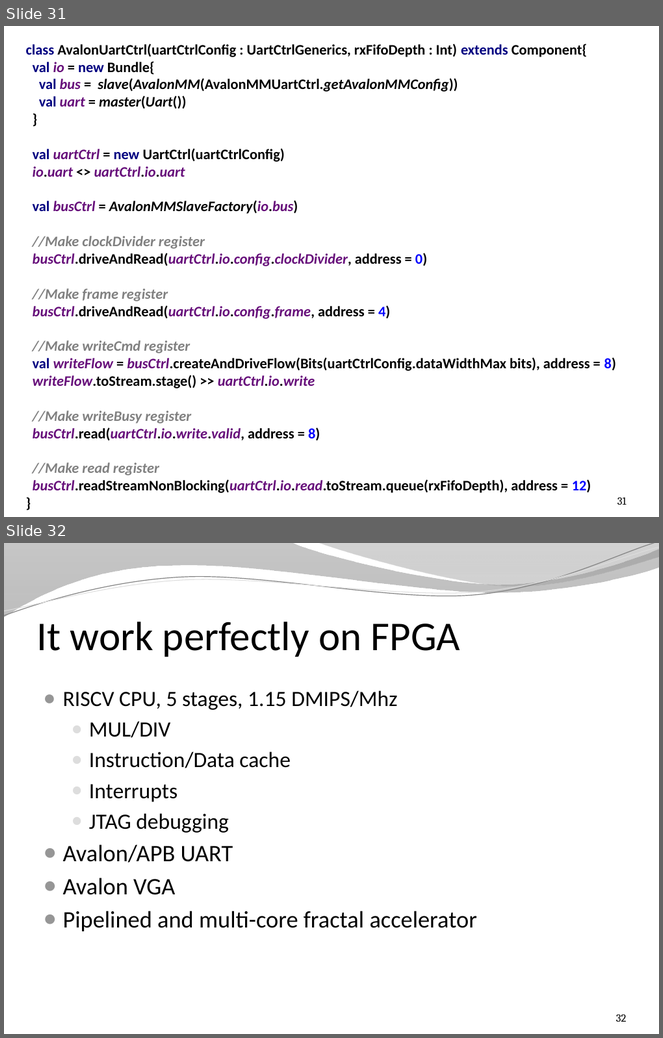
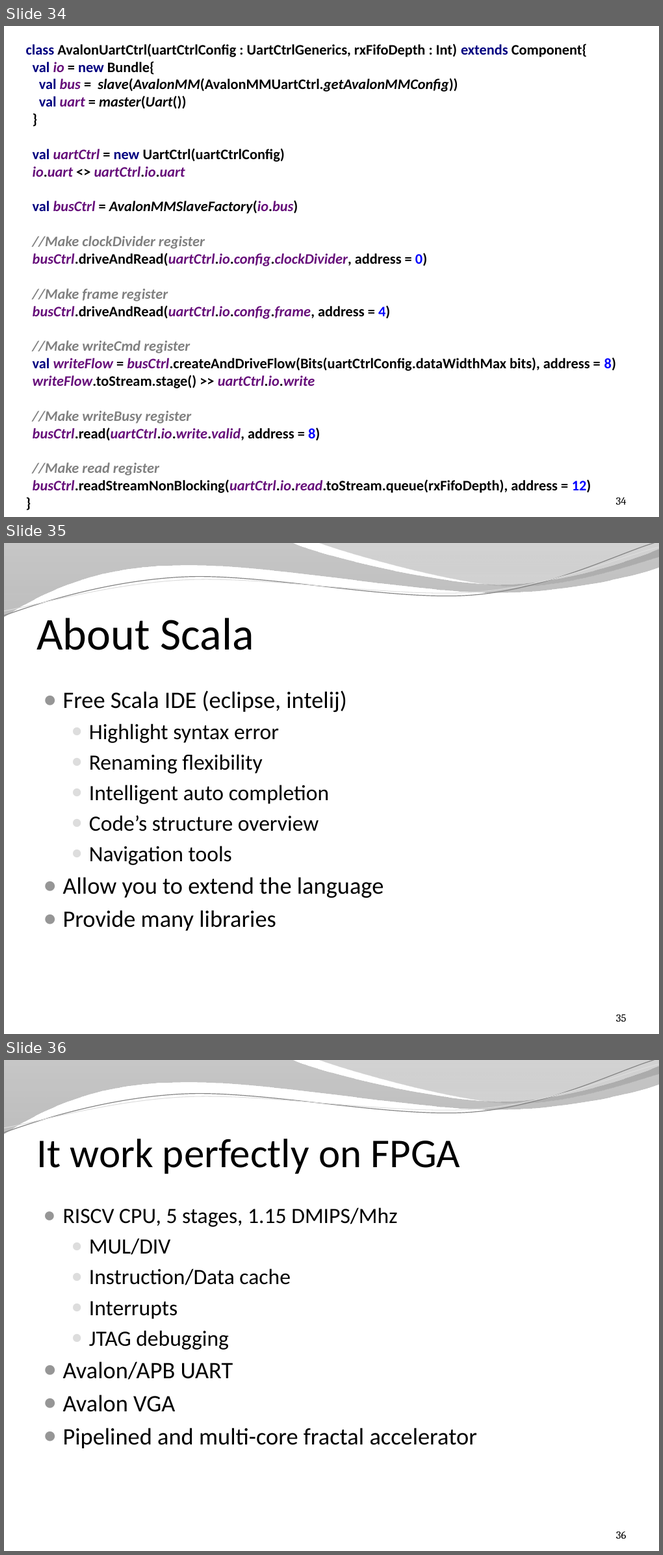
Before and after one commit to SpinalHDL/SpinalDoc, a slide deck: presentation/en/presentation.pptx. Shown one above the other, each under a label of ours: slides 31 and 32 before the commit, slides 34, 35 and 36 after it. The pictures are 663x1038 and 663x1555 pixels, drawn with LibreOffice and Linux fonts; fonts in the diff are those of the drawing; background and template pictures are left out. Boxes give left, top, right and bottom in pixels: in the first picture for what was removed or moved away, otherwise in the second. Text is boxed around its words. In the diff, an @@ line names an element or a change of style, - is before the commit and + after.

```diff
--- a/presentation/en/presentation.pptx
+++ b/presentation/en/presentation.pptx
@@ slide 35 added at <box>4,543,659,1034</box>, background picture (left out); not listed: 4 template elements that a slide beside it also shows @@
@@ title added at <box>36,618,254,650</box>, 50 pt, text #000000 @@
+About Scala
@@ text added at <box>63,691,384,931</box>, 24 pt, text #000000 @@
+● Free Scala IDE (eclipse, intelij)
+  ● Highlight syntax error
+  ● Renaming flexibility
+  ● Intelligent auto completion
+  ● Code’s structure overview
+  ● Navigation tools
+● Allow you to extend the language
+● Provide many libraries
@@ page number added at <box>616,1014,627,1022</box>, 12 pt, text #000000 @@
+35
@@ what was slide 31 is now slide 34 @@
@@ page number at <box>616,497,627,505</box>: text changed @@
-31
+34
@@ what was slide 32 is now slide 36 @@
@@ page number at <box>616,1531,627,1539</box>: text changed @@
-32
+36
```
Also in this commit, not shown: 2 slides changed, 3 other slides added, 1 other file.
